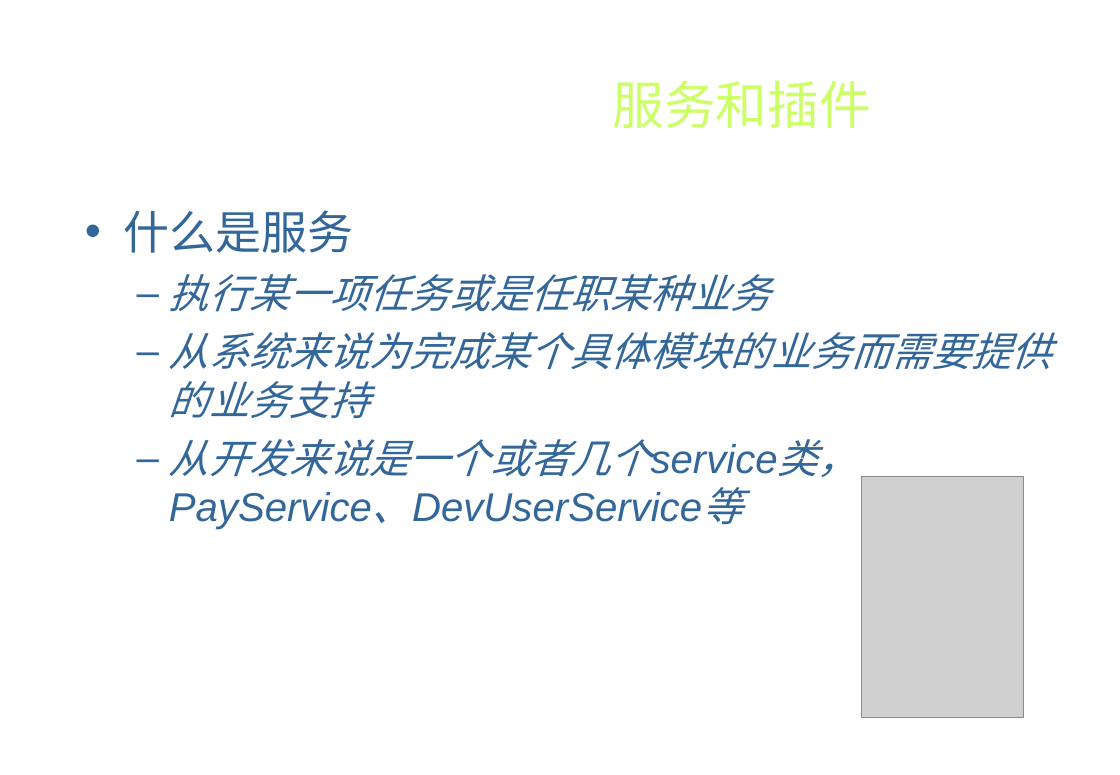
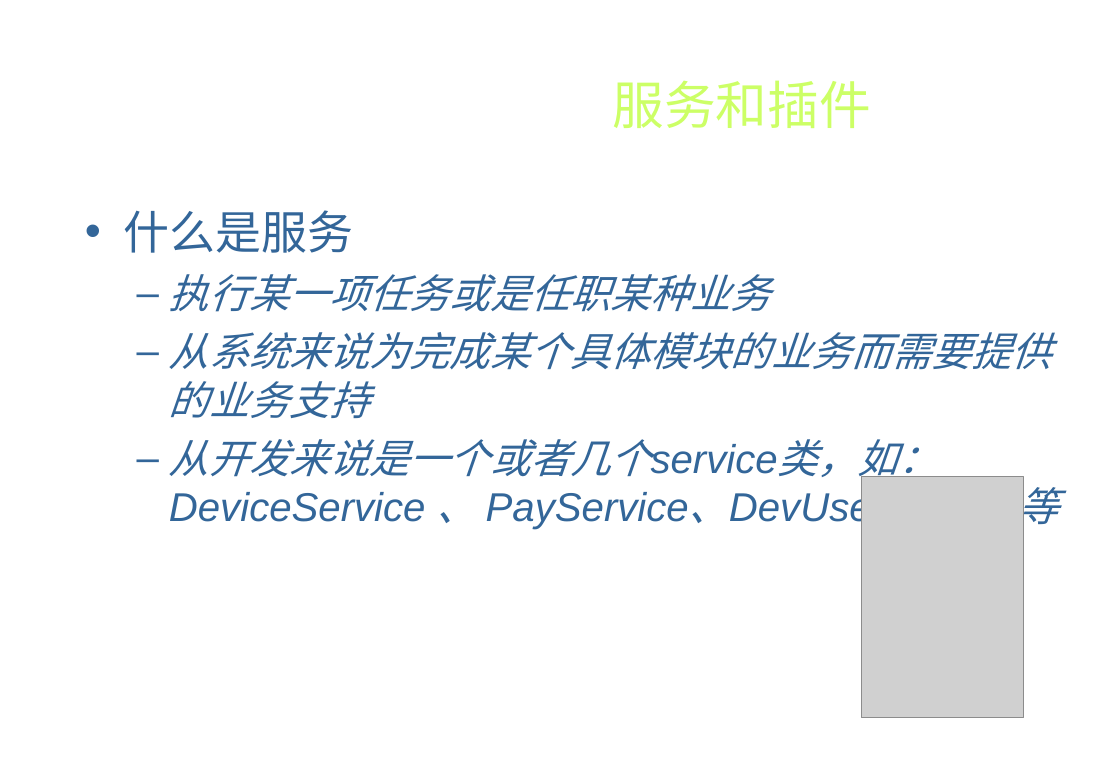
Before and after one commit to xiaowenzigege/CDO, a slide deck: slide 2 of CDODesign/Design/architecture/CDO服务插件开发.ppt. Drawn at 1120x775 pixels with LibreOffice and Linux fonts; fonts in the diff are those of the drawing; grey boxes stand for pictures; background and template pictures are left out. Boxes give left, top, right and bottom in pixels: in the first picture for what was removed or moved away, otherwise in the second. Text is boxed around its words. In the diff, an @@ line names an element or a change of style, - is before the commit and + after.

```diff
--- a/CDODesign/Design/architecture/CDO服务插件开发.ppt
+++ b/CDODesign/Design/architecture/CDO服务插件开发.ppt
@@ text at bbox=[169, 439, 939, 529]: text changed @@
-  – 从开发来说是一个或者几个service类，PayService、DevUserService等
+  – 从开发来说是一个或者几个service类，如：DeviceService 、 PayService、DevUserService等
```
Also in this commit, not shown: 10 other slides changed, 9 slides added, 6 slides removed, 1 other file.
